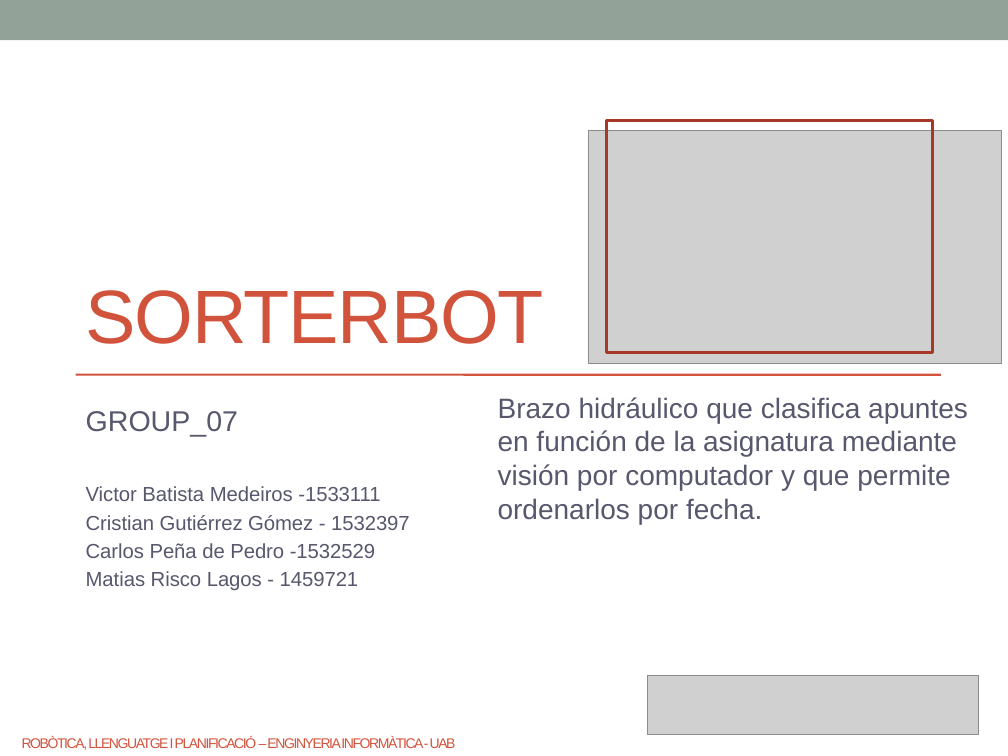
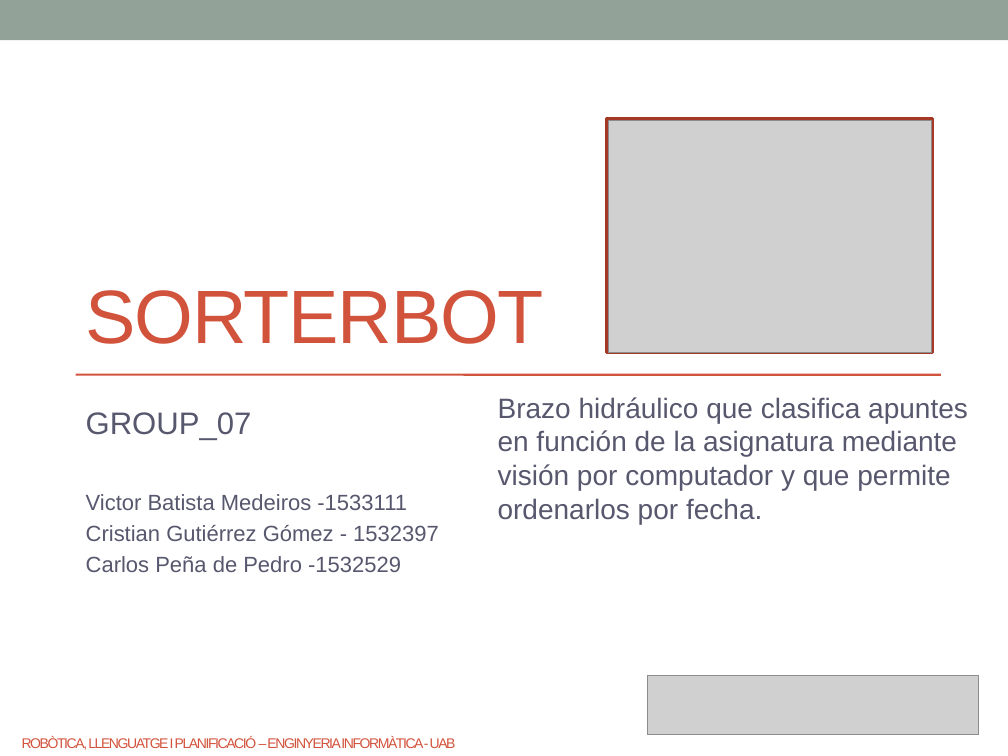
Before and after one commit to victor1533111/SorterBot, a slide deck: slide 1 of Project_Proposal_With_Components_Prices.ppt.pptx. Drawn at 1008x756 pixels with LibreOffice and Linux fonts; fonts in the diff are those of the drawing; grey boxes stand for pictures. Boxes give left, top, right and bottom in pixels: in the first picture for what was removed or moved away, otherwise in the second. Text is boxed around its words. In the diff, an @@ line names an element or a change of style, - is before the commit and + after.

```diff
--- a/Project_Proposal_With_Components_Prices.ppt.pptx
+++ b/Project_Proposal_With_Components_Prices.ppt.pptx
@@ picture: place and size @@
-picture at [589,130,1001,363]
+picture at [609,120,931,353]
@@ subtitle "GROUP_07" at [86,412,439,572]: size 20.4 to 22.2 pt in "GROUP_07"; size 14.4 to 15.7 pt @@
@@ subtitle at [86,571,359,590]: paragraph removed @@
-Matias Risco Lagos - 1459721
```
Also in this commit, not shown: 1 other slide changed, 4 other files.
